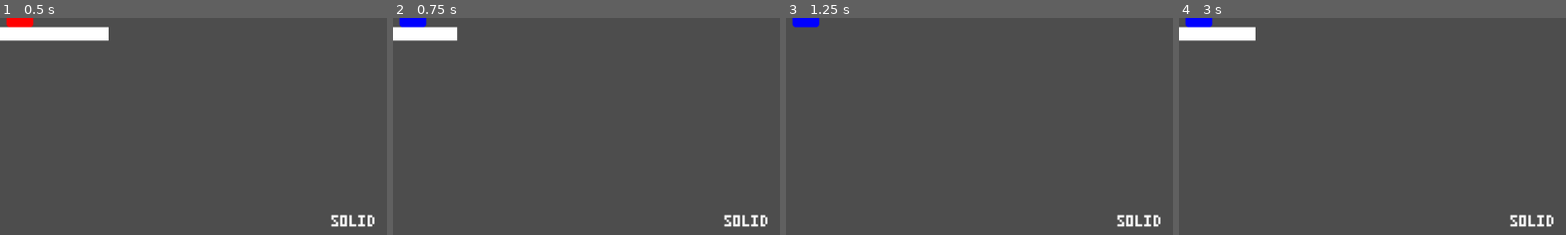
Above: before the commit, frames 1-4 (left to right).
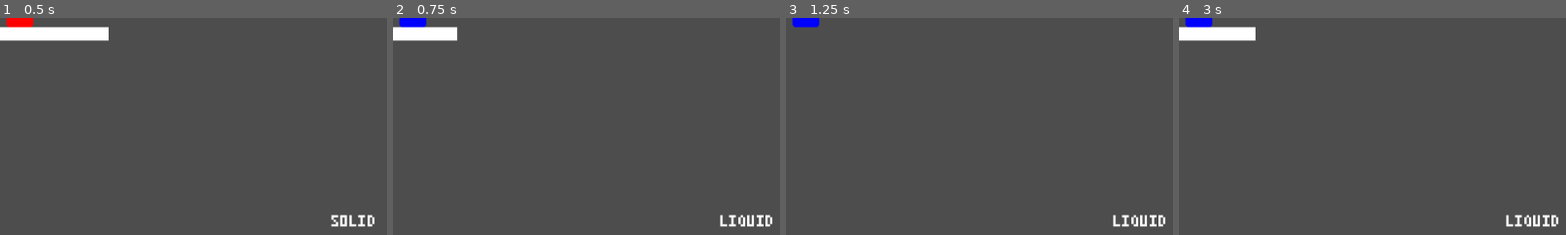
Above: after the commit, the same moments.

Repository: trabelsi-amine/wildjam
Game: Godot game, scene res://scenes/main.tscn
The game is run twice, just before and just after one commit, with the same random seed, the same clock (stepped at 60 frames per second) and the same inputs. The engine's default icon, where the game draws it, is replaced by a stand-in: a white triangle on a blue panel in a dark square.
Inputs:
- Up to frame 1 (0.5 s): no input
- Up to frame 2 (0.75 s): tap Enter at 0.5 s; hold D (right) from 0.53 s (still down); tap E (ChangeState) at 0.6 s
- Up to frame 3 (1.25 s): keep holding D (right); tap Space (jump) at 0.77 s
- Up to frame 4 (3 s): tap E (ChangeState) at 1.35, 2.1, 2.85 s; tap Space (jump) at 1.52 s; release D (right) at 2.03 s; hold A (left) 2.03-2.78 s; hold D (right) from 2.78 s (still down)
The pictures show only the part of the screen within x 47-97%, y 48-98%; the shares and areas given below are measured in that part.

Frame 1 is identical in both runs. In frame 2, 0.5% of the frame differs, in the area x 84-98%, y 90-97%; in frame 3, 0.5%; in frame 4, 0.5%.

Commit message:
State text updates
The text on the gui in the corner now properly updates based off of the player's state

Diff:
--- a/jam-entry/scripts/UI/PlayerUI.gd
+++ b/jam-entry/scripts/UI/PlayerUI.gd
@@ -1,4 +1,7 @@
 extends Control
+
+@onready var state: Label = $State
+@onready var player: Player = $"../../Player"
 
 var time:float
 var TimerEnabled := true
@@ -7,6 +10,7 @@
 	ShowInformationUI()
 	RunTimer(_delta)
 	DetectInterfaceInput()
+	change_state()
 
 func ShowInformationUI():
 	ShowTime()
@@ -35,3 +39,12 @@
 
 func Quit() -> void:
 	get_tree().quit()
+
+func change_state():
+	match player.current_state:
+		player.STATES.Solid:
+			state.text = "Solid"
+		player.STATES.Liquid:
+			state.text = "Liquid"
+		player.STATES.Gas:
+			state.text = "Gas"
